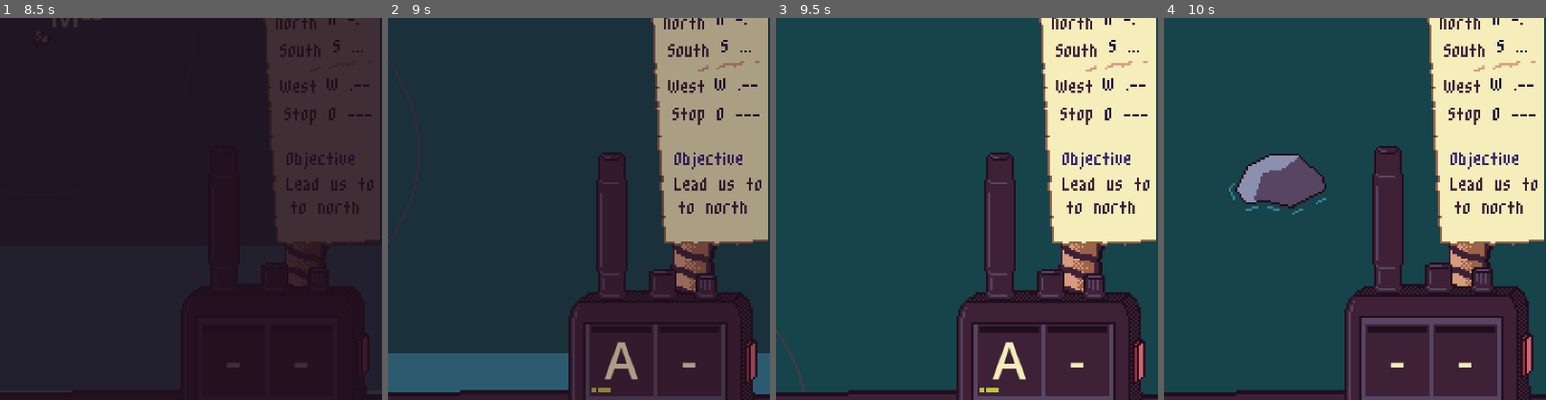
Above: before the commit, frames 1-4 (left to right).
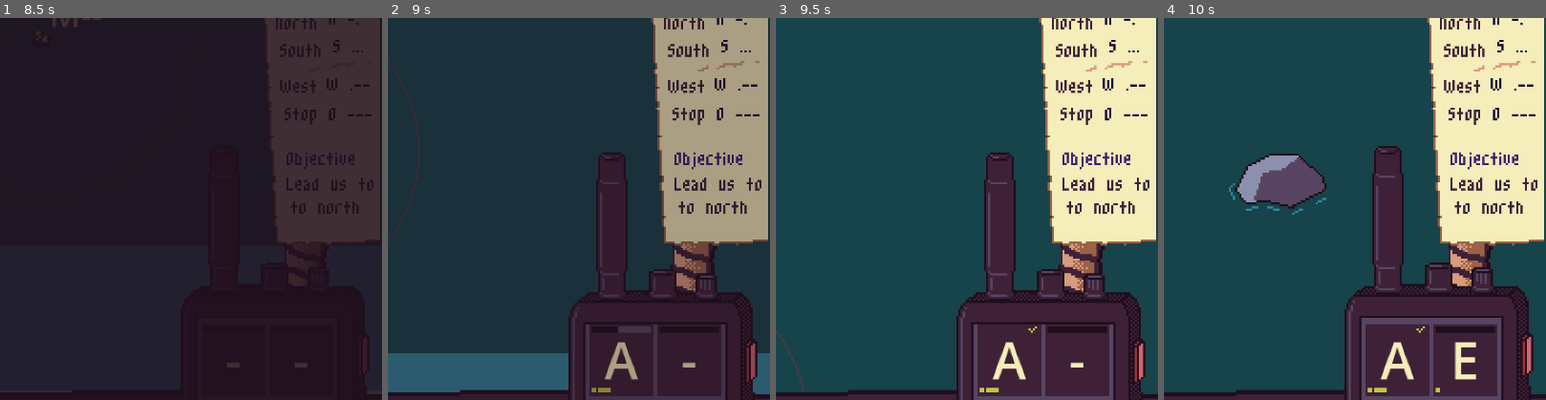
Above: after the commit, the same moments.

Repository: Mugule/LD60
Game: Godot game, scene res://Menu/main_menu.tscn
The game is run twice, just before and just after one commit, with the same random seed, the same clock (stepped at 60 frames per second) and the same inputs. Sound files missing from this copy of the repository are replaced by a short silence.
Inputs (mouse positions are % of the whole screen's width and height, from its top left):
- Up to frame 1 (8.5 s): click "PLAY" at 0.5 s; click "Next" at 1.25 s; click "Next" at 2 s; tap Enter (ui_accept) at 2.75, 3.77, 3.8, 4.07, 5.27, 5.3, 5.57, 6.77, 6.8, 7.07, 8.27, 8.3 s; move the mouse to (72, 45) at 2.77 s; hold Right (ui_right) 2.78-3.53 s; hold Enter (ui_accept) 2.78-3.53 s; move the mouse to (30, 55) at 3.52 s; hold Down (ui_down) 3.53-4.28 s; click (30, 55) at 3.6 s; move the mouse to (60, 28) at 4.27 s; hold Right (ui_right) 4.28-5.03 s; hold Enter (ui_accept) 4.28-5.03 s; move the mouse to (45, 70) at 5.02 s; hold Up (ui_up) 5.03-5.78 s; click (45, 70) at 5.1 s; move the mouse to (80, 65) at 5.77 s; hold Enter (ui_accept) 5.78-6.53 s; hold Left (ui_left) 5.78-7.28 s; move the mouse to (20, 35) at 6.52 s; click (20, 35) at 6.6 s; move the mouse to (55, 50) at 7.27 s; hold Down (ui_down) 7.28-8.03 s; hold Enter (ui_accept) 7.28-8.03 s; move the mouse to (35, 25) at 8.02 s; hold Right (ui_right) from 8.03 s (still down); click (35, 25) at 8.1 s
- Up to frame 2 (9 s): tap Enter (ui_accept) at 8.57 s; move the mouse to (72, 45) at 8.77 s; release Right (ui_right) at 8.78 s; hold Up (ui_up) from 8.78 s (still down); hold Enter (ui_accept) from 8.78 s (still down)
- Up to frame 3 (9.5 s): keep holding Up (ui_up); keep holding Enter (ui_accept)
- Up to frame 4 (10 s): move the mouse to (30, 55) at 9.52 s; release Up (ui_up) at 9.53 s; release Enter (ui_accept) at 9.53 s; hold Right (ui_right) from 9.53 s (still down); click (30, 55) at 9.6 s; tap Enter (ui_accept) at 9.77, 9.8 s
The pictures show only the part of the screen within x 50-100%, y 46-96%; the shares and areas given below are measured in that part.

Frame 1 is identical in both runs. In frame 2, 0.2% of the frame differs, in the area x 60-69%, y 80-83%; in frame 3, 0.2%; in frame 4, 1.1%, in the area x 53-82%, y 80-98%.

Commit message:
you can play with spacebar

Diff:
--- a/Level/biper.gd
+++ b/Level/biper.gd
@@ -13,6 +13,7 @@
 func _ready():
 	button_down.connect(on_pressed)
 	button_up.connect(on_released)
+	grab_focus()
 
 func _process(delta):
 	# Please do not use ui_accept in real game. I'm just a lazy boy
@@ -25,11 +26,11 @@
 				bip_pressed = false
 				tah.emit()
 
-func _input(event):
-	if event.is_action_pressed("ui_accept") :
-		ti_emit()
-	elif event.is_action_released("ui_accept") :
-		bip_released()
+#func _input(event):
+	#if event.is_action_pressed("ui_accept") :
+		#ti_emit()
+	#elif event.is_action_released("ui_accept") :
+		#bip_released()
 
 func on_pressed():
 	ti_emit()
--- a/Level/level.tscn
+++ b/Level/level.tscn
@@ -364,15 +364,18 @@
 offset_top = 309.0
 offset_right = 338.0
 offset_bottom = 344.0
+mouse_filter = 2
 script = ExtResource("6_d6qko")
 
 [node name="0" parent="Hero/LetterContainer" unique_id=1826401334 instance=ExtResource("6_nk1il")]
 layout_mode = 0
+mouse_filter = 2
 
 [node name="1" parent="Hero/LetterContainer" unique_id=769515481 instance=ExtResource("6_nk1il")]
 layout_mode = 0
 offset_left = 32.0
 offset_right = 62.0
+mouse_filter = 2
 
 [node name="Biper" type="Button" parent="Hero" unique_id=691284511]
 offset_left = 261.0
@@ -692,6 +695,7 @@
 offset_top = 334.0
 offset_right = 26.0
 offset_bottom = 358.0
+focus_mode = 1
 texture_normal = ExtResource("23_232uv")
 texture_pressed = ExtResource("24_6uec0")
 texture_hover = ExtResource("25_r0jbq")
